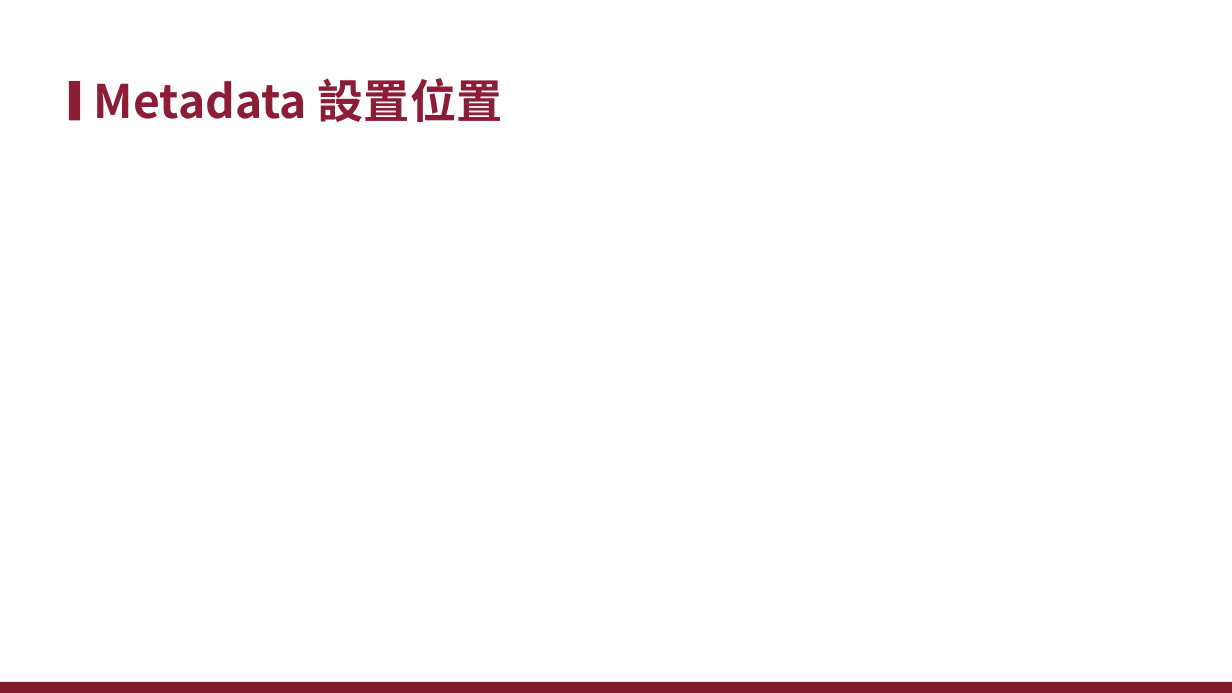
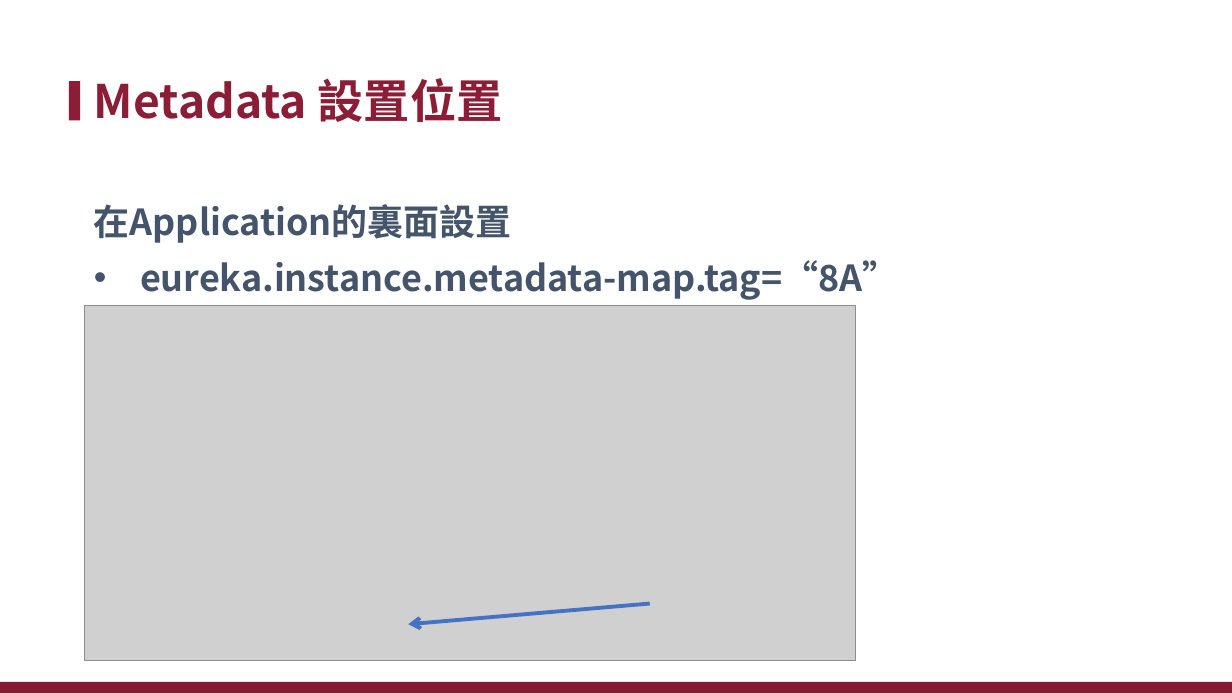
Before and after one commit to xiauchen/3__EurekaAndZuul, a slide deck: slide 52 of EurekaAndZuul.pptx (slide 15 before the commit). Drawn at 1232x693 pixels with LibreOffice and Linux fonts; fonts in the diff are those of the drawing; grey boxes stand for pictures; background and template pictures are left out. Boxes give left, top, right and bottom in pixels: in the first picture for what was removed or moved away, otherwise in the second. Text is boxed around its words. In the diff, an @@ line names an element or a change of style, - is before the commit and + after.

```diff
--- a/EurekaAndZuul.pptx
+++ b/EurekaAndZuul.pptx
@@ text added at bbox=[94, 204, 898, 300], 28 pt, text #44546A, bold @@
+在Application的裏面設置
+• eureka.instance.metadata-map.tag=“8A”
@@ picture added at bbox=[85, 305, 856, 660] @@
@@ arrow added from (650, 604) to (409, 625), #4472C4 3 pt @@
```
Also in this commit, not shown: 11 other slides changed, 50 slides added, 6 slides removed, 12 other files.
